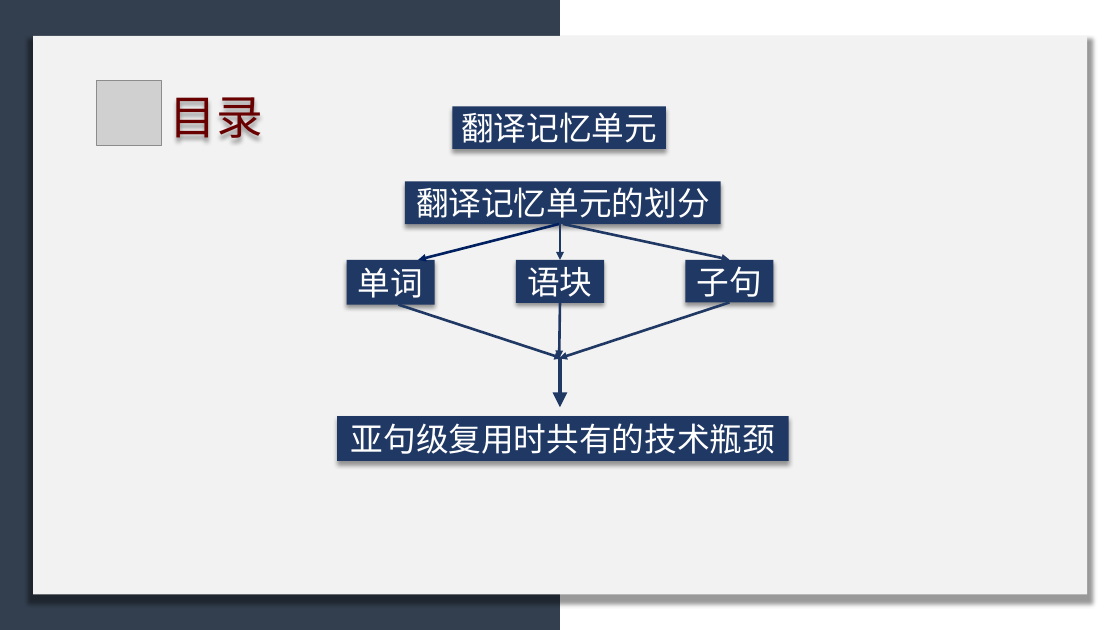
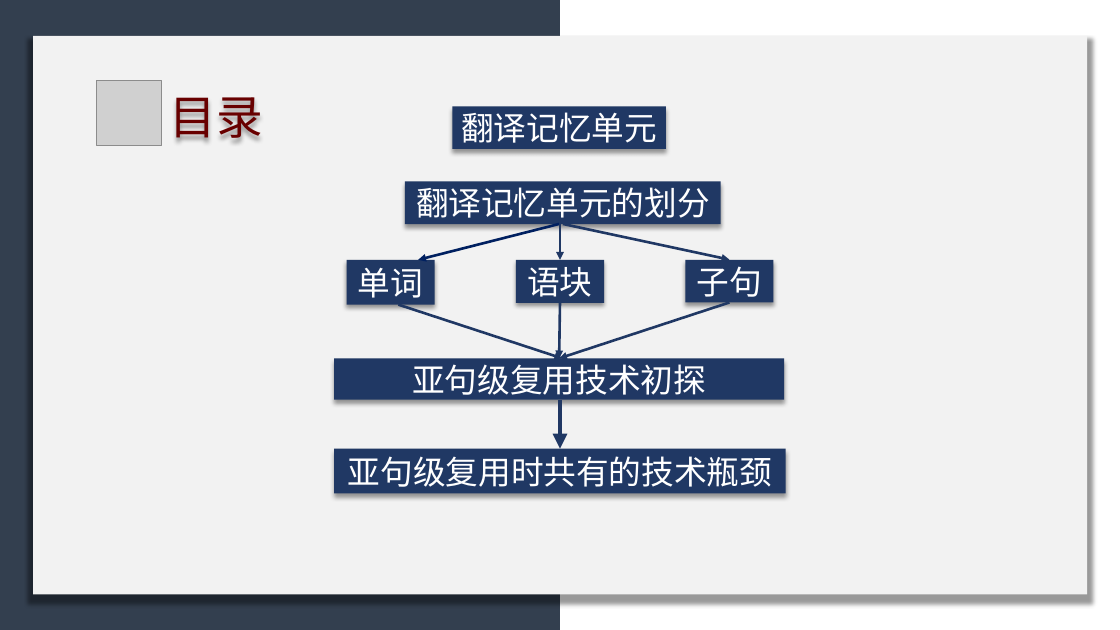
Before and after one commit to licheng0573/RosettaStone, a slide deck: slide 3 of 二组展示_10_24-.pptx. Drawn at 1120x630 pixels with LibreOffice and Linux fonts; fonts in the diff are those of the drawing; grey boxes stand for pictures. Boxes give left, top, right and bottom in pixels: in the first picture for what was removed or moved away, otherwise in the second. Text is boxed around its words. In the diff, an @@ line names an element or a change of style, - is before the commit and + after.

```diff
--- a/二组展示_10_24-.pptx
+++ b/二组展示_10_24-.pptx
@@ rectangle added at bbox=[334, 359, 785, 400], fill #203864, 28 pt, text #FFFFFF @@
+亚句级复用技术初探
@@ arrow moved from (560, 359) - (560, 408) to (560, 400) - (560, 449) @@
@@ rectangle "亚句级复用时共有的技术瓶颈": place and size @@
-rectangle "亚句级复用时共有的技术瓶颈" at bbox=[337, 416, 788, 460]
+rectangle "亚句级复用时共有的技术瓶颈" at bbox=[334, 449, 786, 493]
```
